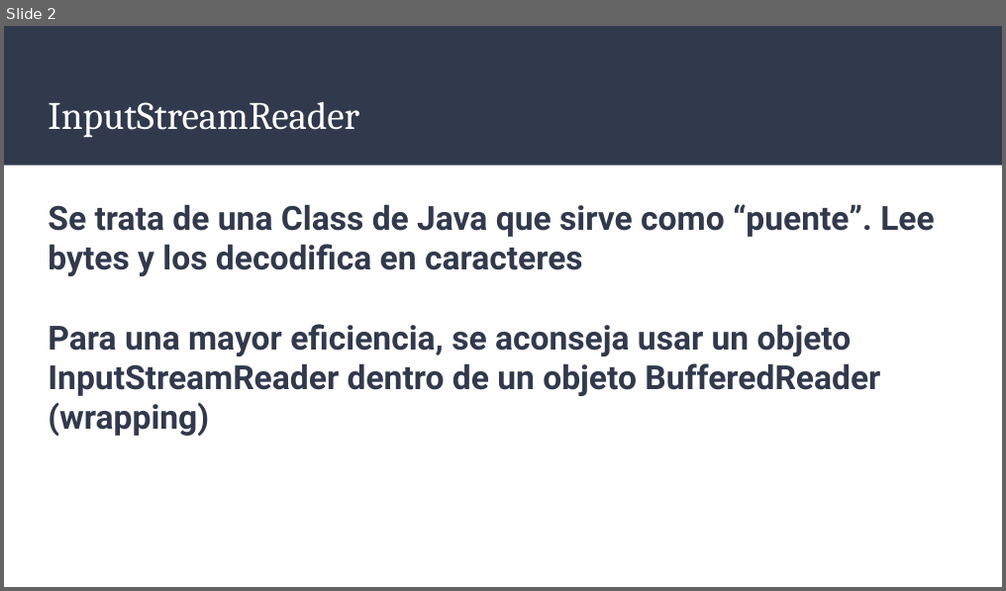
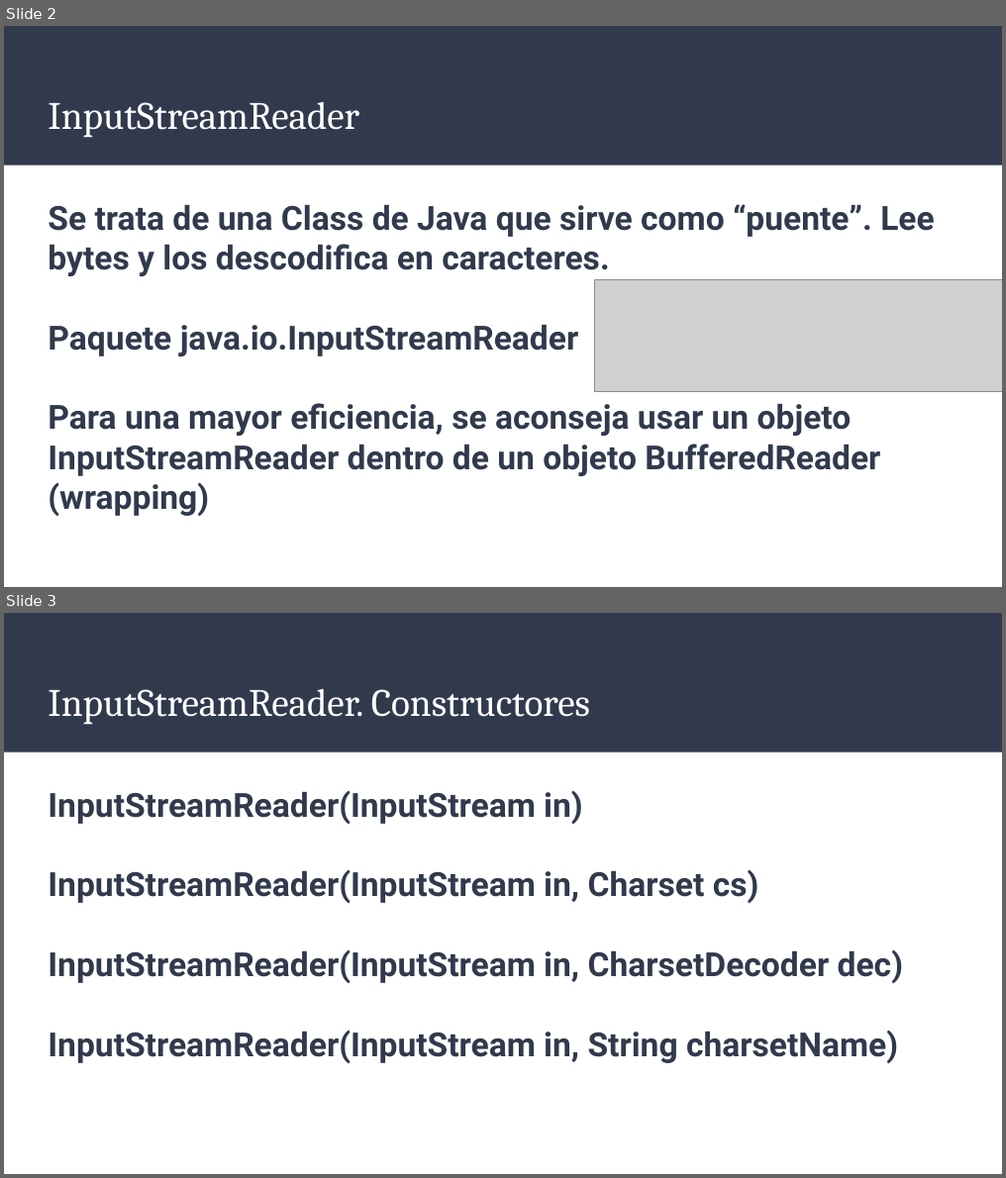
Before and after one commit to Ivanmr96/U10---Ficheros, a slide deck: Presentaciones/Clases InputStreamReader y OutputStreamWriter.pptx. Shown one above the other, each under a label of ours: slide 2 before the commit, slides 2 and 3 after it. The pictures are 1006x591 and 1006x1178 pixels, drawn with LibreOffice and Linux fonts; fonts in the diff are those of the drawing; grey boxes stand for pictures. Boxes give left, top, right and bottom in pixels: in the first picture for what was removed or moved away, otherwise in the second. Text is boxed around its words. In the diff, an @@ line names an element or a change of style, - is before the commit and + after.

```diff
--- a/Presentaciones/Clases InputStreamReader y OutputStreamWriter.pptx
+++ b/Presentaciones/Clases InputStreamReader y OutputStreamWriter.pptx
@@ slide 3 added at box(4, 613, 1002, 1174), background #FFFFFF; not listed: 1 template element that a slide beside it also shows @@
@@ title added at box(48, 688, 590, 725), 28 pt, text #FFFFFF @@
+InputStreamReader. Constructores
@@ text added at box(48, 790, 903, 1063), 24 pt, text #31394D, bold @@
+InputStreamReader(InputStream in)
+InputStreamReader(InputStream in, Charset cs)
+InputStreamReader(InputStream in, CharsetDecoder dec)
+InputStreamReader(InputStream in, String charsetName)
@@ slide 2 changed as well @@
@@ text at box(48, 204, 934, 357): text changed @@
-Se trata de una Class de Java que sirve como “puente”. Lee bytes y los decodifica en caracteres
+Se trata de una Class de Java que sirve como “puente”. Lee bytes y los descodifica en caracteres.
+Paquete java.io.InputStreamReader
@@ picture added at box(595, 280, 1002, 392) @@
```
Also in this commit, not shown: 6 other slides changed, 1 other slide added, 4 slides removed, 18 other files.
